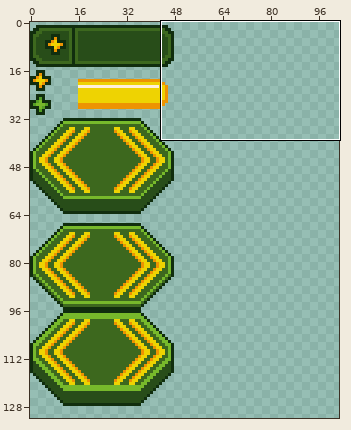
File history of a pixel-art file, src/assets/ui.aseprite. The first picture is a wide view before the edit; the outline marks the close-up.
Close-up. Earlier state:
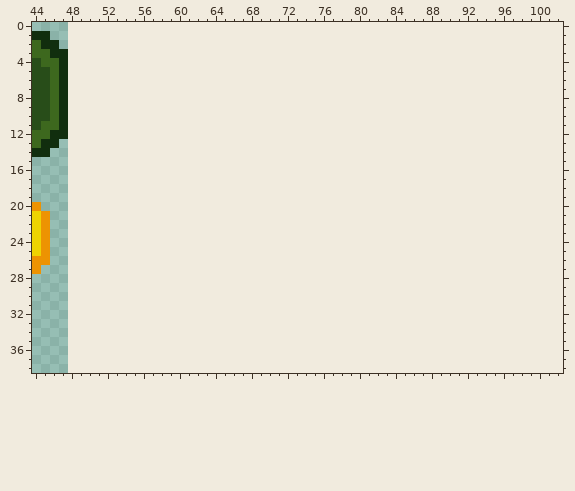
48x128 pixels, 1 frame. Shown: x 44..102, y 0..38. The old version is drawn lined up with the new one, on the new canvas. The wide view leaves out empty margins.
The result:
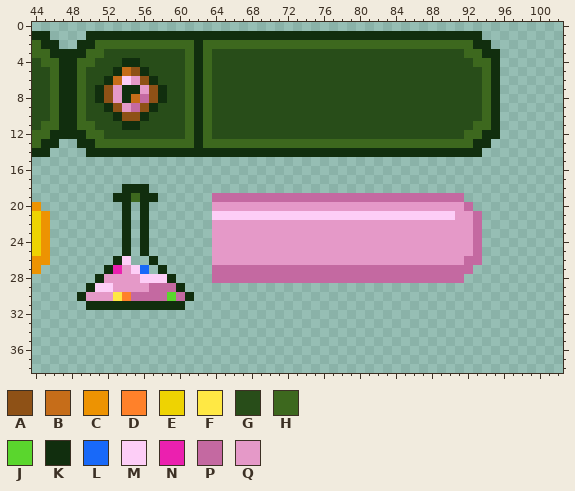
Palette (. is transparent): A #8e5116  B #c66d19  C #ed9302  D #ff812a  E #eed302  F #ffe844  G #284d19  H #3d681e  J #5ad62d  K #112e0e  L #1869f9  M #fdcef7  N #eb20af  P #c469a1  Q #e599c8
From old to new:
canvas 48x128 -> 128x256
y 1: x 50..93 ............................................ -> KKKKKKKKKKKKKKKKKKKKKKKKKKKKKKKKKKKKKKKKKKKK
y 2: x 49..94 .............................................. -> KKHHHHHHHHHHHKHHHHHHHHHHHHHHHHHHHHHHHHHHHHHHKK
y 3: x 48..95 ................................................ -> KKHHGGGGGGGGGHKHGGGGGGGGGGGGGGGGGGGGGGGGGGGGHHKK
y 4: x 48..95 ................................................ -> KHHGGGKKGGGGGHKHGGGGGGGGGGGGGGGGGGGGGGGGGGGGGHHK
y 5: x 48..95 ................................................ -> KHGGGKBAKGGGGHKHGGGGGGGGGGGGGGGGGGGGGGGGGGGGGGHK
y 6: x 48..95 ................................................ -> KHGGKBMQAKGGGHKHGGGGGGGGGGGGGGGGGGGGGGGGGGGGGGHK
y 7: x 48..95 ................................................ -> KHGKAQKKQAKGGHKHGGGGGGGGGGGGGGGGGGGGGGGGGGGGGGHK
y 8: x 48..95 ................................................ -> KHGKAQKBPAKGGHKHGGGGGGGGGGGGGGGGGGGGGGGGGGGGGGHK
y 9: x 48..95 ................................................ -> KHGGKAQPAKGGGHKHGGGGGGGGGGGGGGGGGGGGGGGGGGGGGGHK
y 10: x 48..95 ................................................ -> KHGGGKAAKGGGGHKHGGGGGGGGGGGGGGGGGGGGGGGGGGGGGGHK
y 11: x 48..95 ................................................ -> KHHGGGKKGGGGGHKHGGGGGGGGGGGGGGGGGGGGGGGGGGGGGHHK
y 12: x 48..95 ................................................ -> KKHHGGGGGGGGGHKHGGGGGGGGGGGGGGGGGGGGGGGGGGGGHHKK
y 13: x 49..94 .............................................. -> KKHHHHHHHHHHHKHHHHHHHHHHHHHHHHHHHHHHHHHHHHHHKK
y 14: x 50..93 ............................................ -> KKKKKKKKKKKKKKKKKKKKKKKKKKKKKKKKKKKKKKKKKKKK
y 18: x 54..56 ... -> KKK
y 19: x 53..57 ..... -> KKHKK; x 64..91 ............................ -> PPPPPPPPPPPPPPPPPPPPPPPPPPPP
y 20: x 54 . -> K; x 56 . -> K; x 64..92 ............................. -> QQQQQQQQQQQQQQQQQQQQQQQQQQQQP
y 21: x 54 . -> K; x 56 . -> K; x 64..93 .............................. -> MMMMMMMMMMMMMMMMMMMMMMMMMMMQQP
y 22..25: x 54 . -> K; x 56 . -> K; x 64..93 .............................. -> QQQQQQQQQQQQQQQQQQQQQQQQQQQQQP
y 26: x 53..54 .. -> KM; x 57 . -> K; x 64..93 .............................. -> QQQQQQQQQQQQQQQQQQQQQQQQQQQQPP
y 27: x 52..56 ..... -> KNQML; x 58 . -> K; x 64..92 ............................. -> PPPPPPPPPPPPPPPPPPPPPPPPPPPPP
y 28: x 51..59 ......... -> KQQQQMMMK; x 64..91 ............................ -> PPPPPPPPPPPPPPPPPPPPPPPPPPPP
y 29: x 50..60 ........... -> KMMQQQQPPPK
y 30: x 49..61 ............. -> KQQQFDPPPPJPK
y 31: x 50..60 ........... -> KKKKKKKKKKK
Boxes around the changes in both close-ups, in picture pixels (x1, y1, x2, y2):
added: (68, 31, 500, 157)
added: (77, 184, 482, 310)
